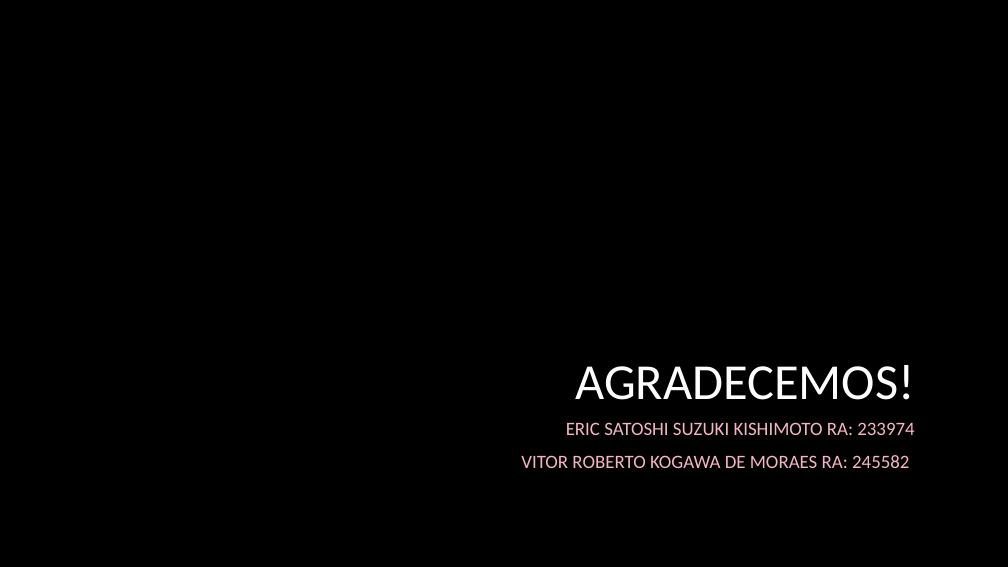
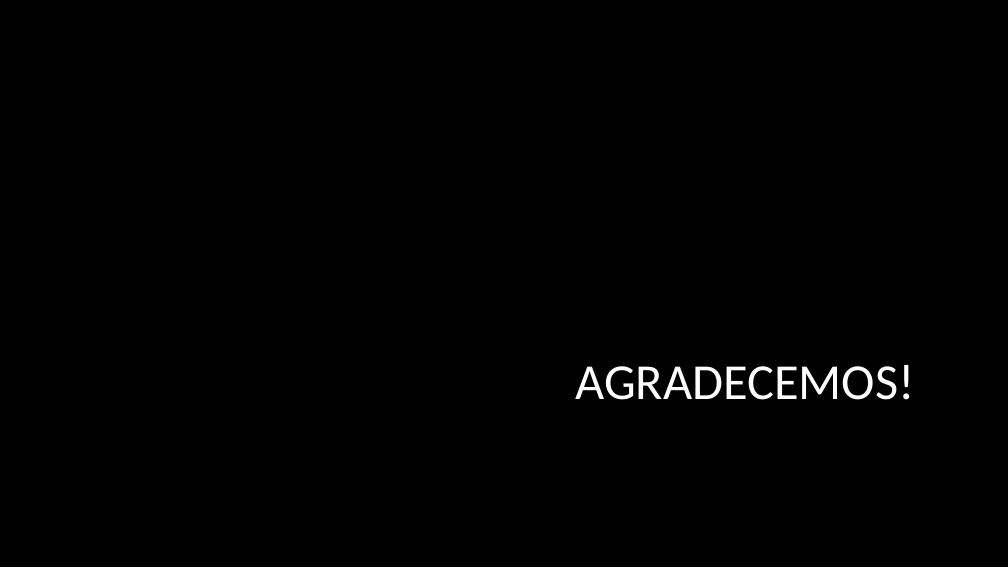
Before and after one commit to satoshi-eric/TT005-High_Performance_Computing, a slide deck: slide 9 of PAD para python/Programação de alto desempenho para a Linguagem python.pptx. Drawn at 1008x567 pixels with LibreOffice and Linux fonts; fonts in the diff are those of the drawing; background and template pictures are left out. Boxes give left, top, right and bottom in pixels: in the first picture for what was removed or moved away, otherwise in the second. Text is boxed around its words. In the diff, an @@ line names an element or a change of style, - is before the commit and + after.

```diff
--- a/PAD para python/Programação de alto desempenho para a Linguagem python.pptx
+++ b/PAD para python/Programação de alto desempenho para a Linguagem python.pptx
@@ subtitle removed at (521, 422, 914, 468) @@
-ERIC SATOSHI SUZUKI KISHIMOTO RA: 233974
-VITOR ROBERTO KOGAWA DE MORAES RA: 245582
```
Also in this commit, not shown: 1 other slide changed.
